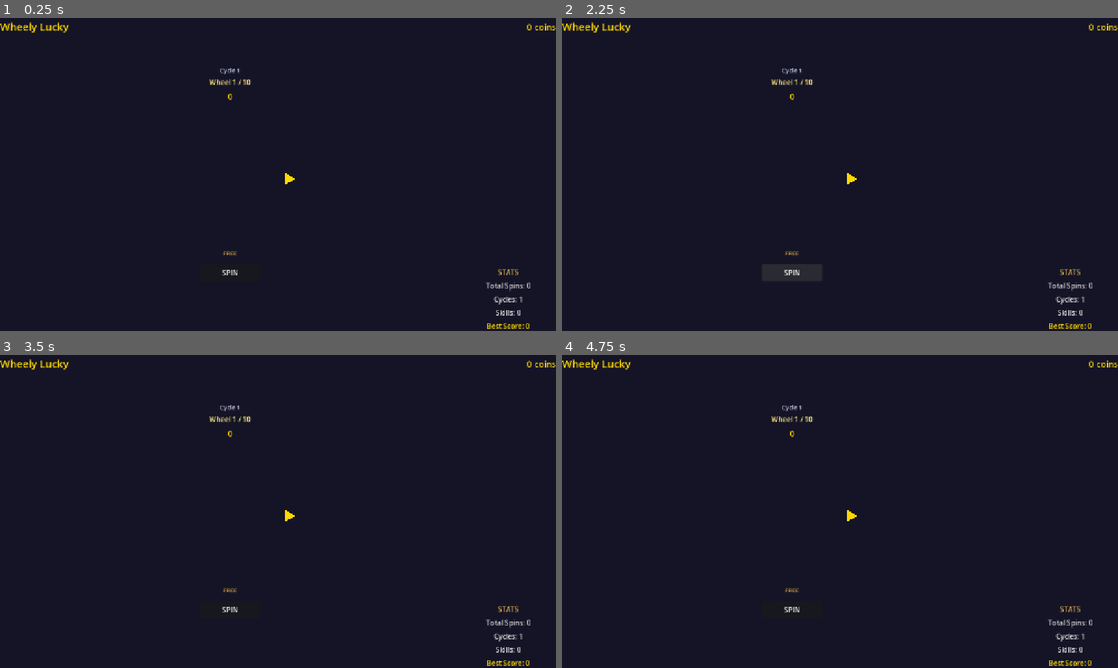
Above: before the commit, frames 1-4 (two rows, left to right).
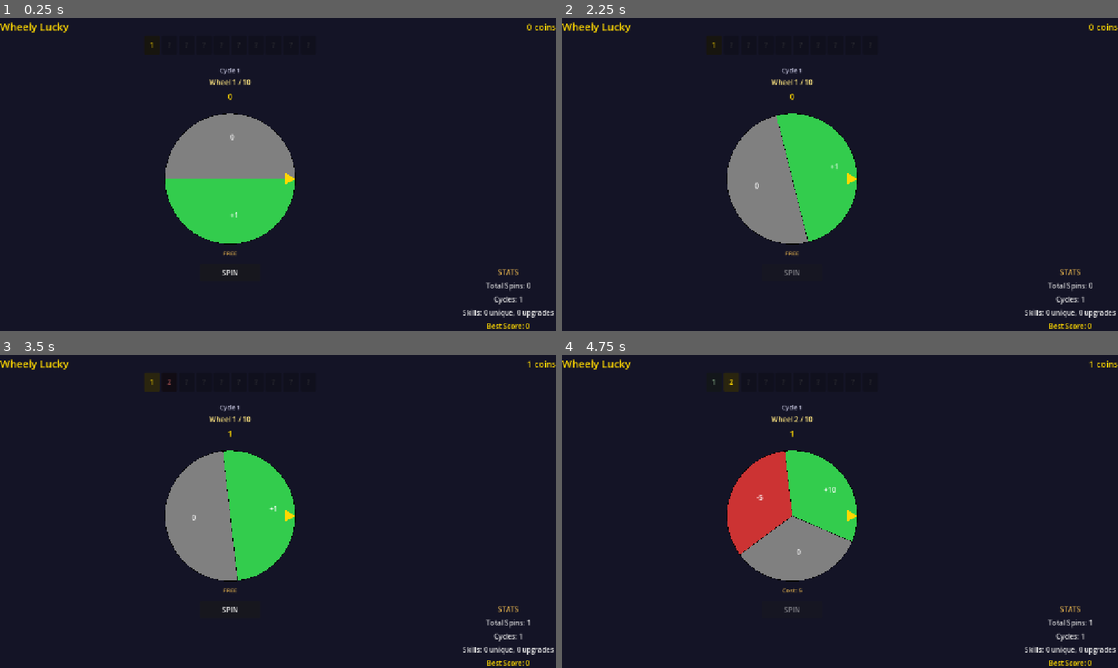
Above: after the commit, the same moments.

Repository: chelij/wheelylucky
Game: Godot game, scene res://scenes/main.tscn
Same seed, same stepped clock (60 frames per second), same inputs: the game is played once before the commit and once after it.
Inputs (mouse positions are in pixels of both pictures, inside the frame that each line leads up to):
- Up to frame 1 (0.25 s): no input
- Up to frame 2 (2.25 s): click "SPIN" at 0.5 s; click (712, 46) at 1.25 s, where only the run after the commit has a clickable "1"; click (789, 271) at 2 s, where only the run before the commit has a clickable "SPIN"
- Up to frame 3 (3.5 s): click (150, 383) at 2.75 s, where only the run after the commit has a clickable "1"
- Up to frame 4 (4.75 s): click (728, 383) at 3.5 s, where only the run after the commit has a clickable "2"; click (728, 383) at 4.25 s, where only the run after the commit has a clickable "2"

The runs differ from the first frame. In frame 1, 7.9% of the frame differs, in the area x 27-100%, y 7-96%; in frame 2, 7.9%; in frame 3, 7.9%; in frame 4, 8.0%, in the area x 27-100%, y 1-96%.
Error before the commit: Parse Error: Cannot find member "ANCHOR_BOTTOM_LEFT" in base "Control". (res://scripts/main.gd:77)
Error after the commit: Invalid access to property or key 'theme_override_font_sizes' on a base object of type 'Label'. (res://scripts/main.gd:82)

Commit message:
Fix: missing spin_start_rotation var + wrong anchor constant
- wheel.gd: added var spin_start_rotation: float = 0.0
- main.gd: ANCHOR_BOTTOM_LEFT → PRESET_BOTTOM_LEFT

Diff:
--- a/scripts/main.gd
+++ b/scripts/main.gd
@@ -74,7 +74,7 @@
 
 func _show_floating_result(delta: int, color: Color):
 	var label = Label.new()
-	label.anchors_preset = Control.ANCHOR_BOTTOM_LEFT
+	label.anchors_preset = Control.PRESET_BOTTOM_LEFT
 	label.position = Vector2(490, 350)
 	label.size = Vector2(100, 30)
 	label.horizontal_alignment = HORIZONTAL_ALIGNMENT_CENTER
--- a/scripts/wheel.gd
+++ b/scripts/wheel.gd
@@ -19,6 +19,7 @@
 var is_spinning: bool = false
 var current_rotation: float = 0.0
 var target_rotation: float = 0.0
+var spin_start_rotation: float = 0.0
 var spin_start_time: float = 0.0
 var base_spin_duration: float = 2.5
 var pending_result: Variant = null
